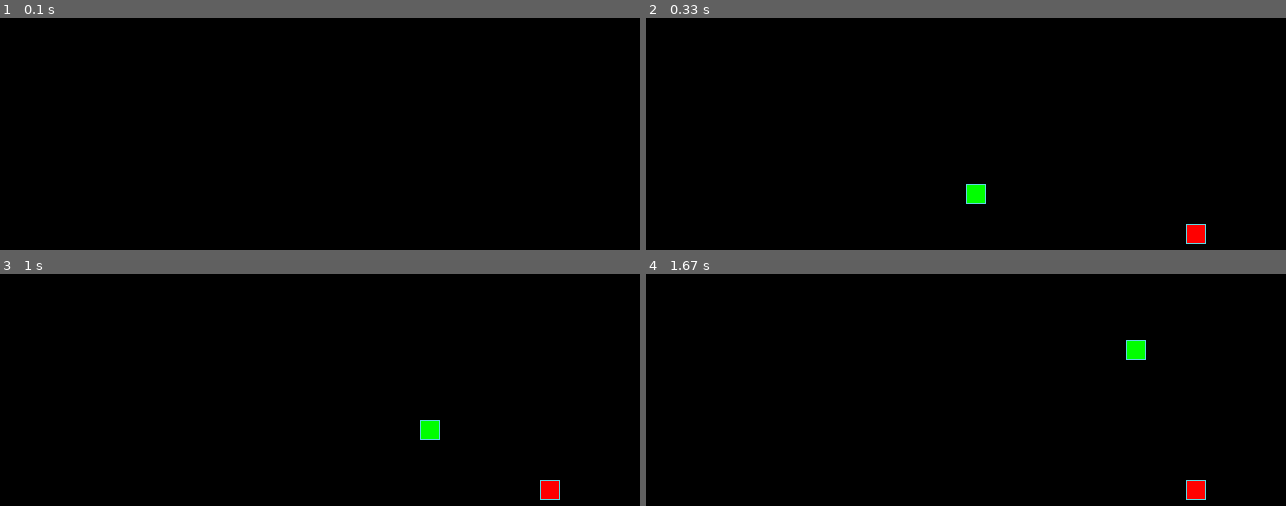
Above: before the commit, frames 1-4 (two rows, left to right).
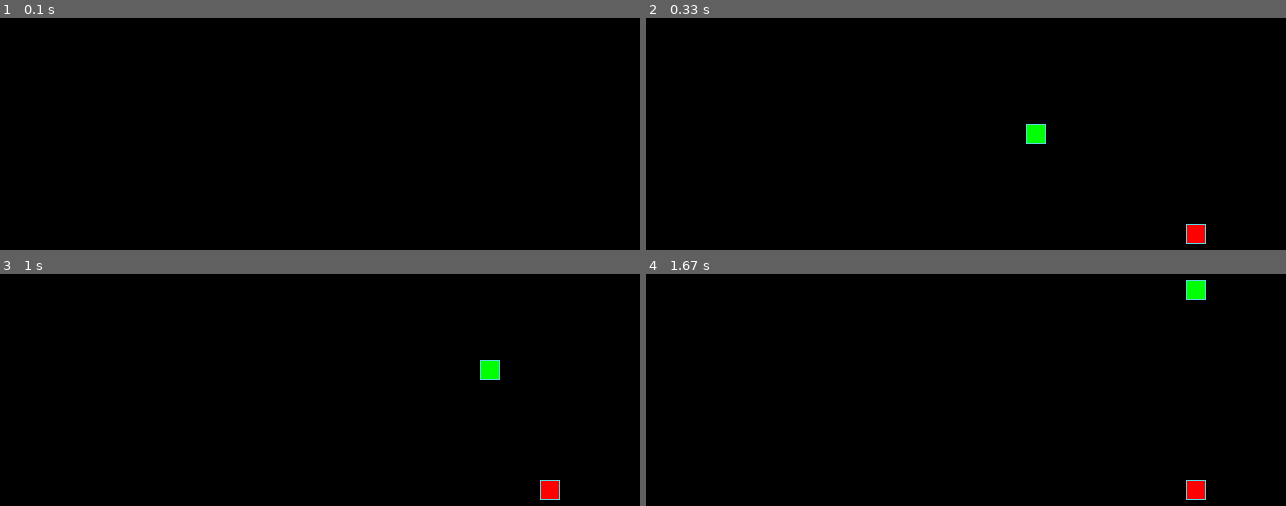
Above: after the commit, the same moments.

Repository: FeodorBask/backend_snake_homework
Game: pygame game, started from the_snake-main/the_snake.py
Same seed, same stepped clock (60 frames per second), same inputs: the game is played once before the commit and once after it.
Inputs:
- Up to frame 1 (0.1 s): no input
- Up to frame 2 (0.33 s): no input
- Up to frame 3 (1 s): hold Right 0.33-0.8 s; hold Up from 0.83 s (still down)
- Up to frame 4 (1.67 s): release Up at 1.3 s; hold Right from 1.33 s (still down)

Frame 1 is identical in both runs. In frame 2, 0.5% of the frame differs, in the area x 50-63%, y 45-81%; in frame 3, 0.5%; in frame 4, 0.5%.

Commit message:
Version2_Snake

Diff:
--- a/the_snake-main/the_snake.py
+++ b/the_snake-main/the_snake.py
@@ -1,4 +1,6 @@
-from random import choice, randint
+"""Snake game implementation using Pygame."""
+
+from random import randint
 import pygame
 
 # Константы для размеров поля и сетки:
@@ -39,104 +41,106 @@
 
 
 class GameObject:
-    """Базовый класс для всех игровых объектов"""
+    """Базовый класс для всех игровых объектов."""
+
     def __init__(self):
+        """Инициализирует базовые атрибуты объекта."""
         self.position = (SCREEN_WIDTH // 2, SCREEN_HEIGHT // 2)
         self.body_color = BOARD_BACKGROUND_COLOR
 
     def draw(self):
-        """Абстрактный метод для отрисовки объекта"""
+        """Абстрактный метод для отрисовки объекта."""
         pass
 
 
 class Apple(GameObject):
-    """Класс для яблока - еды для змейки"""
+    """Класс для яблока - еды для змейки."""
+
     def __init__(self):
+        """Инициализирует яблоко со случайной позицией."""
         super().__init__()
         self.randomize_position()
         self.body_color = APPLE_COLOR
 
     def randomize_position(self):
-        """Устанавливает случайную позицию для яблока"""
+        """Устанавливает случайную позицию для яблока."""
         self.position = (
             randint(0, GRID_WIDTH - 1) * GRID_SIZE,
             randint(0, GRID_HEIGHT - 1) * GRID_SIZE
         )
 
     def draw(self):
-        """Отрисовывает яблоко на экране"""
-        # Убеждаемся, что position - это кортеж с двумя числами
-        if (isinstance(self.position, (tuple, list)) and
-            len(self.position) == 2 and
-            all(isinstance(coord, (int, float)) for coord in self.position)):
-
-            rect = pygame.Rect(
-                (int(self.position[0]), int(self.position[1])),
-                (GRID_SIZE, GRID_SIZE)
-            )
-            pygame.draw.rect(screen, self.body_color, rect)
-            pygame.draw.rect(screen, BORDER_COLOR, rect, 1)
-        else:
-            print(f"Ошибка: некорректная позиция яблока: {self.position}")
+        """Отрисовывает яблоко на экране."""
+        rect = pygame.Rect(self.position, (GRID_SIZE, GRID_SIZE))
+        pygame.draw.rect(screen, self.body_color, rect)
+        pygame.draw.rect(screen, BORDER_COLOR, rect, 1)
 
 
 class Snake(GameObject):
-    """Класс для змейки - главного игрового объекта"""
+    """Класс для змейки - главного игрового объекта."""
+
     def __init__(self):
+        """Инициализирует змейку в начальном состоянии."""
         super().__init__()
-        self.reset()
-
-    def reset(self):
-        """Сбрасывает змейку в начальное состояние после столкновения с собой"""
         self.length = 1
         self.positions = [((SCREEN_WIDTH // 2), (SCREEN_HEIGHT // 2))]
-        self.direction = choice([UP, DOWN, LEFT, RIGHT])
+        self.direction = RIGHT
         self.next_direction = None
         self.body_color = SNAKE_COLOR
         self.last = None
 
+    def reset(self):
+        """Сбрасывает змейку в начальное состояние."""
+        self.length = 1
+        self.positions = [((SCREEN_WIDTH // 2), (SCREEN_HEIGHT // 2))]
+        self.direction = RIGHT
+        self.next_direction = None
+        self.last = None
+
     def update_direction(self):
-        """Обновляет направление движения змейки"""
+        """Обновляет направление движения змейки."""
         if self.next_direction:
             self.direction = self.next_direction
             self.next_direction = None
 
     def move(self):
-        """Обновляет позицию змейки, добавляя новую голову и удаляя хвост"""
+        """Обновляет позицию змейки - двигает её вперед."""
         # Сохраняем последнюю позицию для затирания
-        self.last = self.positions[-1] if len(self.positions) > 1 else None
+        self.last = (self.positions[-1] if len(self.positions) > 1
+                     else None)
 
         # Получаем текущую позицию головы
-        head = self.get_head_position()
-
-        # Вычисляем новую позицию головы с телепортацией через границы
-        new_x = (head[0] + self.direction[0] * GRID_SIZE) % SCREEN_WIDTH
-        new_y = (head[1] + self.direction[1] * GRID_SIZE) % SCREEN_HEIGHT
+        head_x, head_y = self.positions[0]
+
+        # Вычисляем новую позицию головы
+        dir_x, dir_y = self.direction
+        new_x = (head_x + dir_x * GRID_SIZE) % SCREEN_WIDTH
+        new_y = (head_y + dir_y * GRID_SIZE) % SCREEN_HEIGHT
         new_head = (new_x, new_y)
-
-        # ✅ Проверка столкновения с собой
-        if new_head in self.positions:
-            self.reset()
-            return
 
         # Добавляем новую голову в начало списка
         self.positions.insert(0, new_head)
 
-        # Удаляем последний элемент, если длина не увеличилась
+        # Если длина не увеличилась, удаляем хвост
         if len(self.positions) > self.length:
             self.positions.pop()
 
     def get_head_position(self):
-        """Возвращает позицию головы змейки"""
+        """Возвращает позицию головы змейки."""
         return self.positions[0]
 
     def draw(self):
-        """Отрисовывает змейку на экране, затирая след"""
-        # Отрисовываем все сегменты тела
-        for position in self.positions:
+        """Отрисовывает змейку на экране."""
+        # Отрисовываем все сегменты тела, кроме головы
+        for position in self.positions[1:]:
             rect = pygame.Rect(position, (GRID_SIZE, GRID_SIZE))
             pygame.draw.rect(screen, self.body_color, rect)
             pygame.draw.rect(screen, BORDER_COLOR, rect, 1)
+
+        # Отрисовываем голову змейки
+        head_rect = pygame.Rect(self.positions[0], (GRID_SIZE, GRID_SIZE))
+        pygame.draw.rect(screen, self.body_color, head_rect)
+        pygame.draw.rect(screen, BORDER_COLOR, head_rect, 1)
 
         # Затираем последний сегмент
         if self.last:
@@ -145,7 +149,7 @@
 
 
 def handle_keys(snake):
-    """Обрабатывает нажатия клавиш для управления змейкой"""
+    """Обрабатывает нажатия клавиш для управления змейкой."""
     for event in pygame.event.get():
         if event.type == pygame.QUIT:
             pygame.quit()
@@ -162,55 +166,51 @@
 
 
 def main():
-    """Главная функция игры"""
+    """Главная функция игры."""
     # Инициализация PyGame:
     pygame.init()
 
-    # === СОЗДАНИЕ ЭКЗЕМПЛЯРОВ КЛАССОВ ДО ЦИКЛА ===
+    # Создание экземпляров классов до цикла
     snake = Snake()
     apple = Apple()
 
-    # Проверяем начальные позиции
-    print(f"Начальная позиция змейки: {snake.positions[0]}")
-    print(f"Начальная позиция яблока: {apple.position}")
-
-    # === ОСНОВНОЙ ИГРОВОЙ ЦИКЛ ===
+    # Основной игровой цикл
     while True:
         # Ограничение FPS
         clock.tick(SPEED)
 
-        # 1. ОБРАБОТКА СОБЫТИЙ КЛАВИШ
+        # Обработка событий клавиш
         handle_keys(snake)
 
-        # 2. ОБНОВЛЕНИЕ НАПРАВЛЕНИЯ ДВИЖЕНИЯ ЗМЕЙКИ
+        # Обновление направления движения змейки
         snake.update_direction()
 
-        # 3. ДВИЖЕНИЕ ЗМЕЙКИ (МОДИФИКАЦИЯ СПИСКА POSITIONS)
+        # Движение змейки
         snake.move()
 
-        # 4. ПРОВЕРКА, СЪЕЛА ЛИ ЗМЕЙКА ЯБЛОКО
+        # Проверка, съела ли змейка яблоко
         if snake.get_head_position() == apple.position:
-            # УВЕЛИЧЕНИЕ ДЛИНЫ ЗМЕЙКИ
+            # Увеличение длины змейки
             snake.length += 1
-            # ПЕРЕМЕЩЕНИЕ ЯБЛОКА
+            # Перемещение яблока
             apple.randomize_position()
             # Убеждаемся, что яблоко не появляется на теле змейки
             while apple.position in snake.positions:
                 apple.randomize_position()
 
-        # 5. ПРОВЕРКА СТОЛКНОВЕНИЙ ЗМЕЙКИ С САМОЙ СОБОЙ
+        # Проверка столкновений змейки с самой собой
         head_position = snake.get_head_position()
         if head_position in snake.positions[1:]:
-            # СБРОС ИГРЫ ПРИ СТОЛКНОВЕНИИ
+            # Сброс игры при столкновении
             print(f"Игра окончена! Счёт: {snake.length - 1}")
             snake.reset()
 
-        # 6. ОТРИСОВКА ИГРОВЫХ ОБЪЕКТОВ
+        # Отрисовка игровых объектов
         screen.fill(BOARD_BACKGROUND_COLOR)  # Очистка экрана
         snake.draw()  # Отрисовка змейки
         apple.draw()  # Отрисовка яблока
 
-        # 7. ОБНОВЛЕНИЕ ЭКРАНА
+        # Обновление экрана
         pygame.display.update()
 
 
